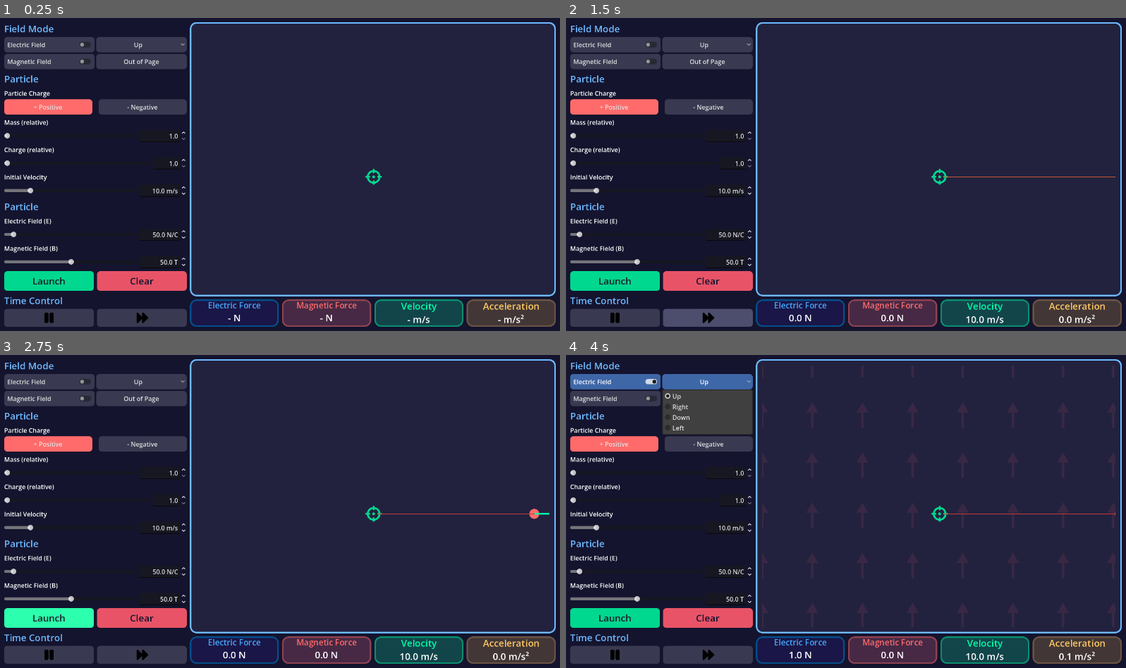
Above: before the commit, frames 1-4 (two rows, left to right).
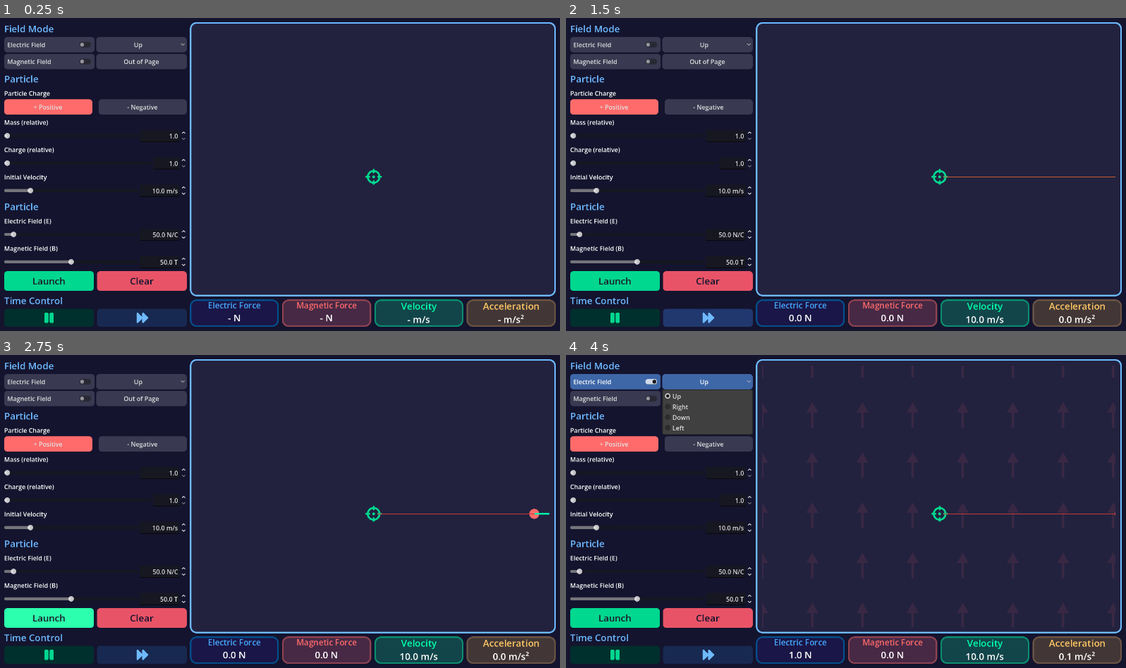
Above: after the commit, the same moments.

Repository: Mouthless-Stoat/EM-simulator
Game: Godot game, scene res://Main.tscn
Two runs of this game, one before a commit and one after it. Both use one fixed random seed, a clock stepped at 60 frames per second and the inputs below.
Inputs (mouse positions are in pixels of both pictures, inside the frame that each line leads up to):
- Up to frame 1 (0.25 s): no input
- Up to frame 2 (1.5 s): click "Launch" at 0.5 s; click (706, 318) at 1.25 s
- Up to frame 3 (2.75 s): click "Launch" at 2 s
- Up to frame 4 (4 s): click "Electric Field" at 2.75 s; click "Up" at 3.5 s

The runs differ from the first frame. In frame 1, 1.8% of the frame differs, in the area x 0-34%, y 93-99%; in frame 2, 1.8%; in frame 3, 1.8%; in frame 4, 1.8%.

Commit message:
bugs fix and icon color

Diff:
--- a/Main.tscn
+++ b/Main.tscn
@@ -451,6 +451,7 @@
 theme_override_constants/separation = 8
 
 [node name="Pause" type="Button" parent="MarginContainer/HBoxContainer/VBoxContainer/VBoxContainer4/HBoxContainer" unique_id=828127460]
+self_modulate = Color(0, 0.84313726, 0.56078434, 1)
 layout_mode = 2
 size_flags_horizontal = 3
 toggle_mode = true
@@ -463,6 +464,7 @@
 
 [node name="Forward" type="Button" parent="MarginContainer/HBoxContainer/VBoxContainer/VBoxContainer4/HBoxContainer" unique_id=890092082]
 unique_name_in_owner = true
+modulate = Color(0.43137255, 0.7254902, 1, 1)
 layout_mode = 2
 size_flags_horizontal = 3
 icon = ExtResource("7_lgr22")
--- a/asset/forward-solid.svg
+++ b/asset/forward-solid.svg
@@ -1 +1 @@
-<svg xmlns="http://www.w3.org/2000/svg" viewBox="0 0 576 512 …(119 unchanged characters)…  Copyright 2026 Fonticons, Inc.--><path d="M371.7 43.1C360.1 32 343 28.9 328.3 3 …(258 unchanged characters)…
+<svg xmlns="http://www.w3.org/2000/svg" viewBox="0 0 576 512 …(119 unchanged characters)…  Copyright 2026 Fonticons, Inc.--><path fill="rgb(255, 255, 255)" d="M371.7 43.1C360.1 32 343 28.9 328.3 3 …(258 unchanged characters)…
--- a/asset/pause-solid.svg
+++ b/asset/pause-solid.svg
@@ -1 +1 @@
-<svg xmlns="http://www.w3.org/2000/svg" viewBox="0 0 384 512 …(119 unchanged characters)…  Copyright 2026 Fonticons, Inc.--><path d="M48 32C21.5 32 0 53.5 0 80L0 432c0 26 …(200 unchanged characters)…
+<svg xmlns="http://www.w3.org/2000/svg" viewBox="0 0 384 512 …(119 unchanged characters)…  Copyright 2026 Fonticons, Inc.--><path fill="rgb(255, 255, 255)" d="M48 32C21.5 32 0 53.5 0 80L0 432c0 26 …(200 unchanged characters)…
--- a/asset/play-solid.svg
+++ b/asset/play-solid.svg
@@ -1 +1 @@
-<svg xmlns="http://www.w3.org/2000/svg" viewBox="0 0 448 512 …(119 unchanged characters)…  Copyright 2026 Fonticons, Inc.--><path d="M91.2 36.9c-12.4-6.8-27.4-6.5-39.6 .7 …(135 unchanged characters)…
+<svg xmlns="http://www.w3.org/2000/svg" viewBox="0 0 448 512 …(119 unchanged characters)…  Copyright 2026 Fonticons, Inc.--><path fill="rgb(255, 255, 255)" d="M91.2 36.9c-12.4-6.8-27.4-6.5-39.6 .7 …(135 unchanged characters)…
--- a/packed/particle/particle.gd
+++ b/packed/particle/particle.gd
@@ -32,7 +32,8 @@
 	acc = (F_e+F_b)/(mass*Global.me)
 
 	vel += F_e/(mass*Global.me)
-	vel = vel.rotated(F_b.length()/(Global.me * mass * vel.length()) * charge * Global.B_DIR)
+	if vel.length() != 0:
+		vel = vel.rotated(F_b.length()/(Global.me * mass * vel.length()) * charge * Global.B_DIR)
 
 	position += vel
 
